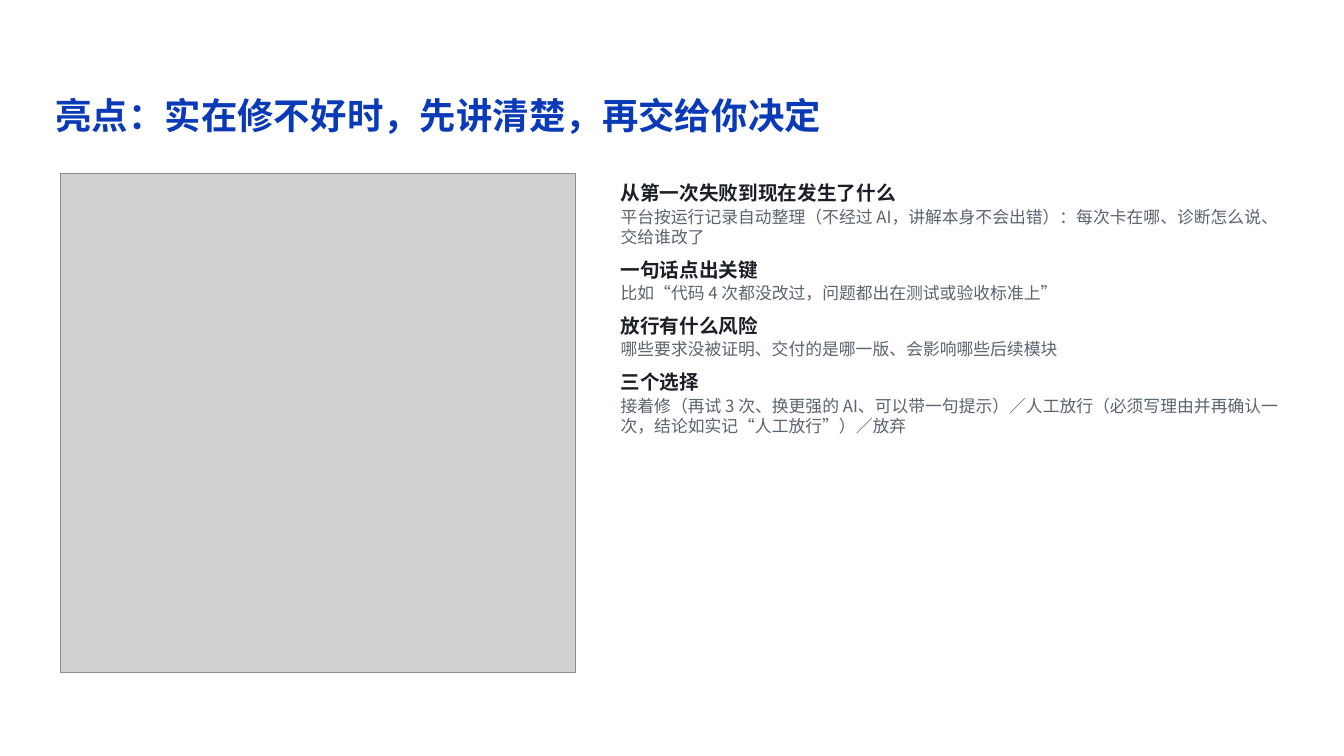
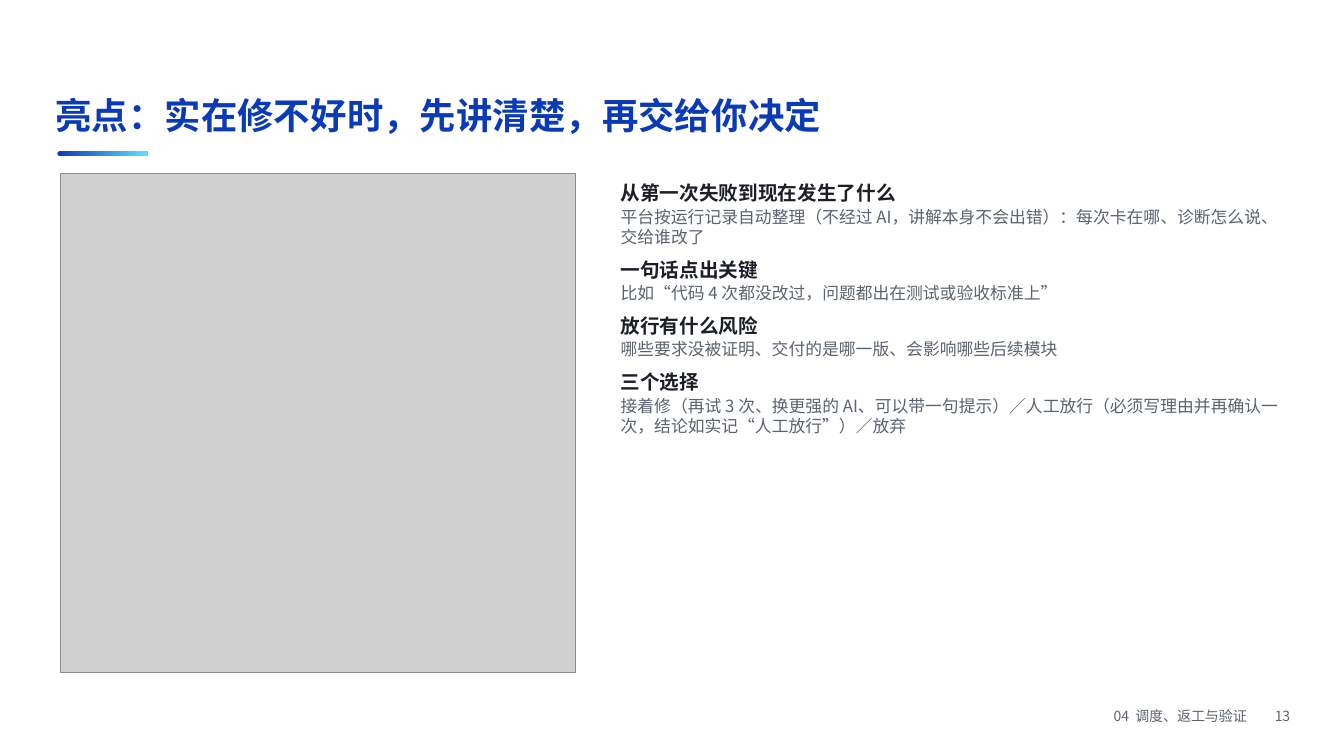
Before and after one commit to z-xxkk/firmforge, a slide deck: slide 13 of submission/方案讲解.pptx (slide 15 before the commit). Drawn at 1344x756 pixels with LibreOffice and Linux fonts; fonts in the diff are those of the drawing; grey boxes stand for pictures; background and template pictures are left out. Boxes give left, top, right and bottom in pixels: in the first picture for what was removed or moved away, otherwise in the second. Text is boxed around its words. In the diff, an @@ line names an element or a change of style, - is before the commit and + after.

```diff
--- a/submission/方案讲解.pptx
+++ b/submission/方案讲解.pptx
@@ rounded rectangle added at (x1=57, y1=151, x2=148, y2=156), fill gradient #0A3AB8 to #5CE1FF @@
@@ text added at (x1=1114, y1=709, x2=1291, y2=722), 10 pt, text #5B636E @@
+04 调度、返工与验证 13
```
Also in this commit, not shown: 14 other slides changed, 27 other files.
